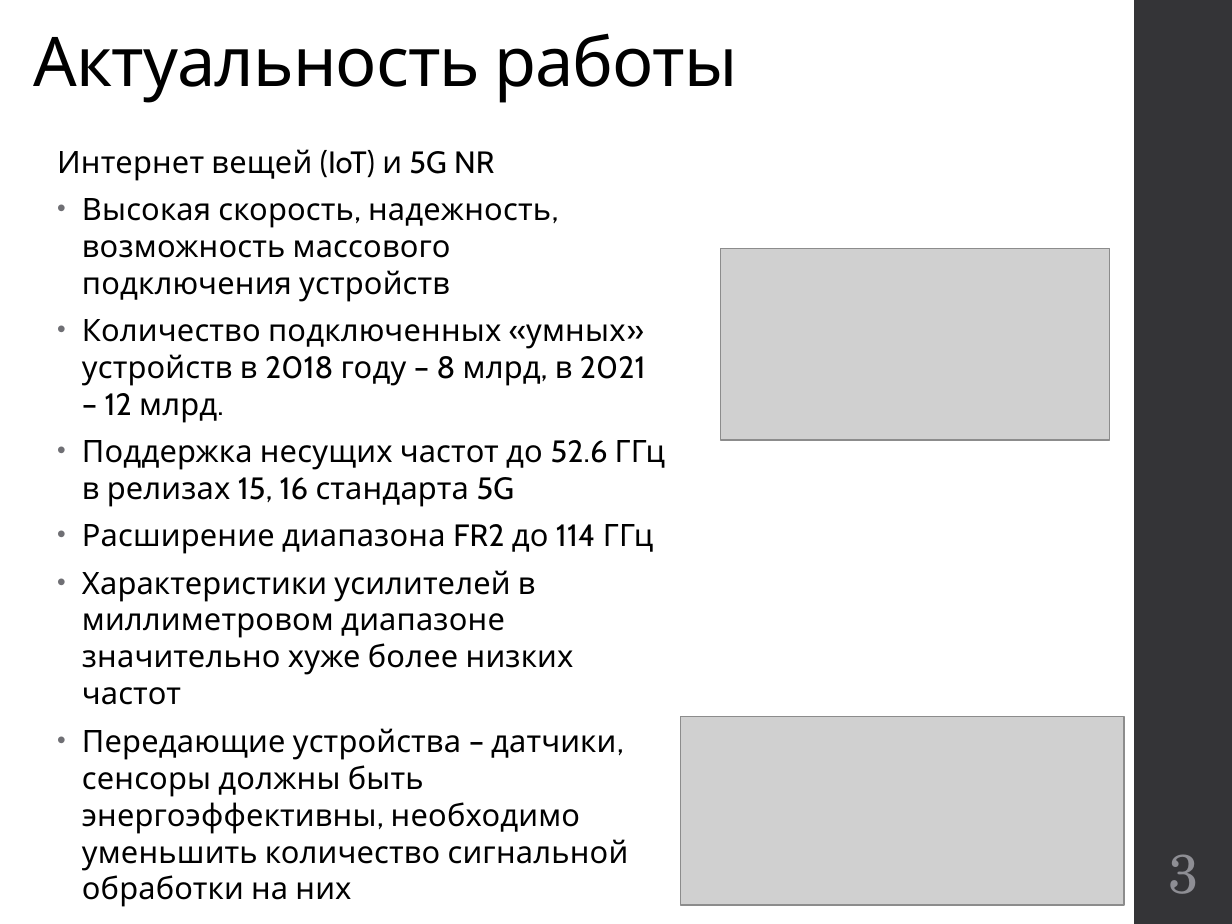
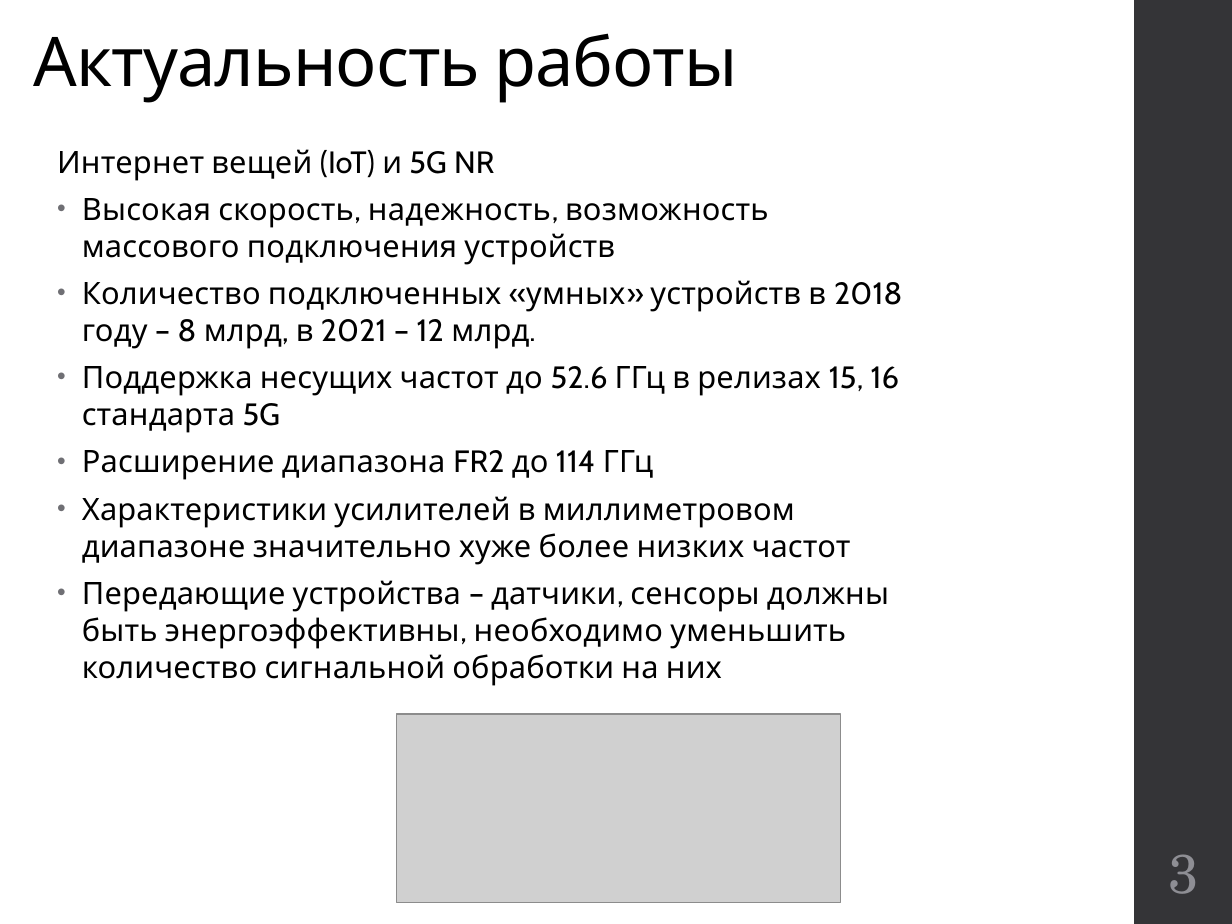
Before and after one commit to kannab98/graduation-paper, a slide deck: slide 3 of Presentation.pptx. Drawn at 1232x924 pixels with LibreOffice and Linux fonts; fonts in the diff are those of the drawing; grey boxes stand for pictures. Boxes give left, top, right and bottom in pixels: in the first picture for what was removed or moved away, otherwise in the second. Text is boxed around its words. In the diff, an @@ line names an element or a change of style, - is before the commit and + after.

```diff
--- a/Presentation.pptx
+++ b/Presentation.pptx
@@ text "Интернет вещей (IoT) и 5G ..." rewrapped from bbox=[57, 149, 666, 907] to bbox=[57, 149, 902, 686] @@
@@ picture removed at bbox=[721, 249, 1110, 441] @@
@@ picture: place and size @@
-picture at bbox=[680, 716, 1124, 904]
+picture at bbox=[397, 715, 840, 903]
```
Also in this commit, not shown: 9 other slides changed, 1 slide added, 9 other files.
